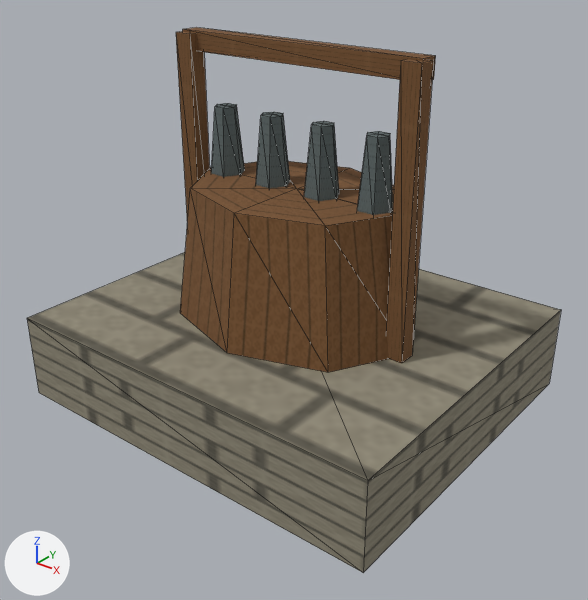
The glTF model app/src/main/assets/3d/field/military-MUSIC-1-lod1.glb, before and after one commit.
Both versions are drawn from a 50 mm camera at (0.626, -0.788, 0.628) aimed at (0.031, -0.045, 0.168). The axes (+X, +Y, +Z) are drawn at lower left. The lights are the same throughout. The first picture is the older version. Mesh edges are drawn as thin lines. Vertices at exactly the same position are counted once.

Script lines for the objects in view, before the commit:
```python
me_mesh_0 = bpy.data.meshes.new('Mesh_0')
me_mesh_0.from_pydata(...)  # 111 vertices, 136 faces; spans x -0.28..0.28, y -0.24..0.24, z 0.0..0.482
me_mesh_0.materials.append(mat_material_0)
ob_mesh_0 = bpy.data.objects.new('Mesh_0', me_mesh_0)
ob_mesh_0.location = (0.0, 0.0, 0.0)
```
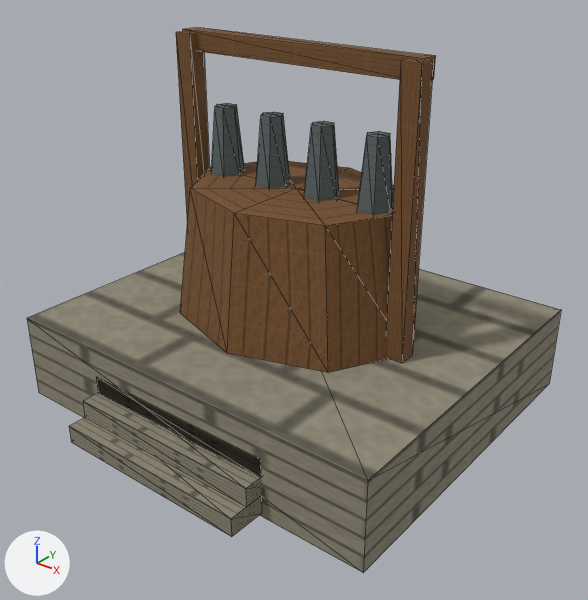
Boxes (x1, y1, x2, y2) around the edits, measured in the pictures (588 x 600 px):
```json
{"part": 1, "of": "me_mesh_0", "change": "added", "after": [69, 418, 262, 537]}
{"part": 2, "of": "me_mesh_0", "change": "added", "after": [83, 393, 261, 507]}
{"part": 3, "of": "me_mesh_0", "change": "added", "after": [96, 377, 261, 478]}
```

Edits to the scene script, one JSON object a line:
```json
{"block": "me_mesh_0", "where": "# used by ob_mesh_0; location = (0.0, 0.0, 0.0)"}
{"op": "remove", "block": "me_mesh_0", "code": "me_mesh_0.from_pydata(...)  # 111 vertices, 136 faces; spans x -0.28..0.28, y -0.24..0.24, z 0.0..0.482"}
{"op": "add", "block": "me_mesh_0", "code": "me_mesh_0.from_pydata(...)  # 135 vertices, 166 faces; spans x -0.28..0.28, y -0.29..0.24, z 0.0..0.482"}
{"block": "me_mesh_0", "change": "me_mesh_0 part 1: the loose piece of 8 vertices spanning x -0.28..0.28, y -0.24..0.24, z 0.0..0.12 is copied, and the copy is scaled about its middle by (0.5, 0.104, 0.208), then moved by (0.0, -0.265, -0.042); it spans x -0.14..0.14, y -0.29..-0.24, z 0.005..0.03"}
{"block": "me_mesh_0", "change": "me_mesh_0 part 2: the loose piece of 8 vertices spanning x -0.28..0.28, y -0.24..0.24, z 0.0..0.12 is copied, and the copy is scaled about its middle by (0.5, 0.104, 0.208), then moved by (0.0, -0.24, -0.017); it spans x -0.14..0.14, y -0.265..-0.215, z 0.03..0.055"}
{"block": "me_mesh_0", "change": "me_mesh_0 part 3: the loose piece of 8 vertices spanning x -0.28..0.28, y -0.24..0.24, z 0.0..0.12 is copied, and the copy is scaled about its middle by (0.5, 0.104, 0.208), then moved by (0.0, -0.215, 0.008); it spans x -0.14..0.14, y -0.24..-0.19, z 0.055..0.08"}
```
